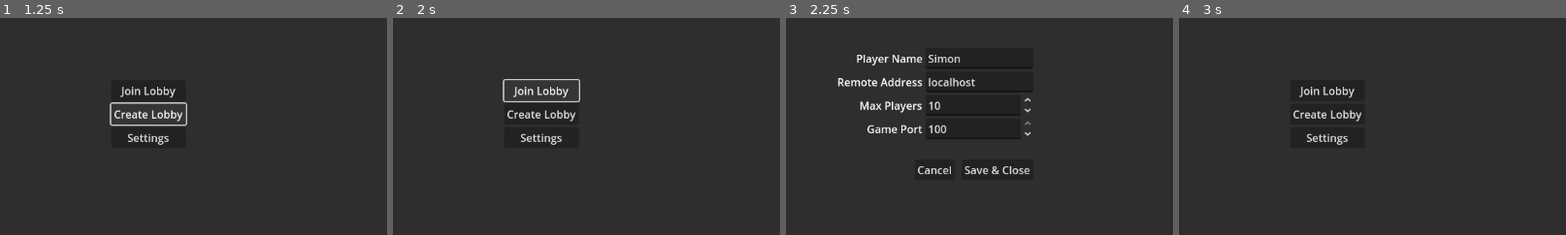
Above: before the commit, frames 1-4 (left to right).
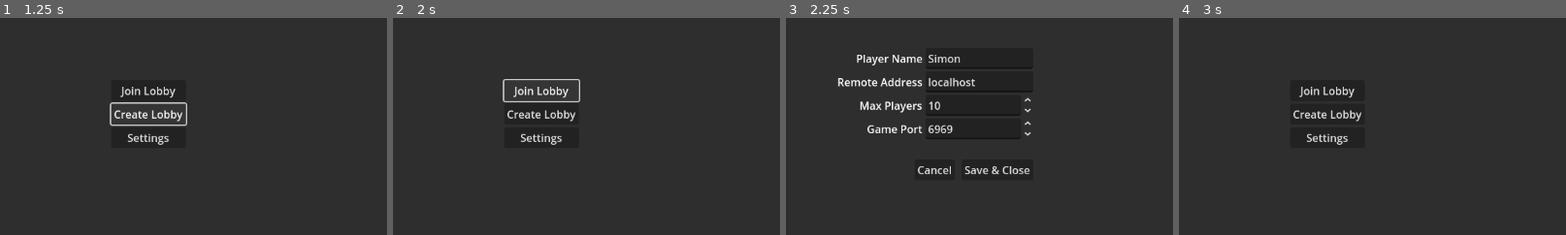
Above: after the commit, the same moments.

Repository: simonkuhlo/Duels1895
Game: Godot game, scene res://main.tscn
Same seed, same stepped clock (60 frames per second), same inputs: the game is played once before the commit and once after it.
Inputs:
- Up to frame 1 (1.25 s): click "Create Lobby" at 0.5 s
- Up to frame 2 (2 s): click "Join Lobby" at 1.25 s
- Up to frame 3 (2.25 s): click "Settings" at 2 s
- Up to frame 4 (3 s): click "Cancel" at 2.75 s
The pictures show only the part of the screen within x 31-81%, y 30-80%; the shares and areas given below are measured in that part.

Frames 1-2 are identical in both runs. In frame 3, 0.1% of the frame differs, in the area x 36-64%, y 47-54%; in frame 4, nothing differs.

Commit message:
add itemholder base elements

Diff:
--- /dev/null
+++ b/Game/Item System/Nodes/Item Holder/item_holder.tscn
@@ -0,0 +1,16 @@
+[gd_scene load_steps=4 format=3 uid="uid://fc8wrptdmbc5"]
+
+[ext_resource type="Script" uid="uid://c5ftfndowdw20" path="res://Game/Item System/Nodes/Item Holder/item_holder.gd" id="1_yvb8a"]
+[ext_resource type="Script" uid="uid://ornm1u3yqdmh" path="res://Game/Item System/Nodes/Item Holder/item_holder_synchronizer.gd" id="2_ytheb"]
+
+[sub_resource type="SceneReplicationConfig" id="SceneReplicationConfig_yvb8a"]
+
+[node name="ItemHolder" type="Node3D"]
+script = ExtResource("1_yvb8a")
+metadata/_custom_type_script = "uid://c5ftfndowdw20"
+
+[node name="ItemHolderSynchronizer" type="Node" parent="."]
+script = ExtResource("2_ytheb")
+
+[node name="MultiplayerSynchronizer" type="MultiplayerSynchronizer" parent="ItemHolderSynchronizer"]
+replication_config = SubResource("SceneReplicationConfig_yvb8a")
--- /dev/null
+++ b/Game/Item System/Nodes/Item Holder/item_holder_synchronizer.gd
@@ -0,0 +1 @@
+extends Node
--- a/Ui/Lobby/connection_settings_editor.tscn
+++ b/Ui/Lobby/connection_settings_editor.tscn
@@ -89,6 +89,7 @@
 
 [node name="GamePortSpinbox" type="SpinBox" parent="PanelContainer/MarginContainer/VBoxContainer/GridContainer"]
 layout_mode = 2
+max_value = 10000.0
 
 [node name="HBoxContainer" type="HBoxContainer" parent="PanelContainer/MarginContainer/VBoxContainer"]
 layout_mode = 2
--- a/settings.tscn
+++ b/settings.tscn
@@ -13,6 +13,7 @@
 script = ExtResource("2_3ykye")
 game_port = 6969
 used_profile = SubResource("Resource_cj1lu")
+peer_mode = 0
 max_players = 10
 remote_address = "localhost"
 metadata/_custom_type_script = "uid://qv217dug5fkv"
Renamed: Game/Item System/Nodes/item_holder.gd -> Game/Item System/Nodes/Item Holder/item_holder.gd
Not shown, added: export_presets.cfg
Not shown, changed: .gitignore
